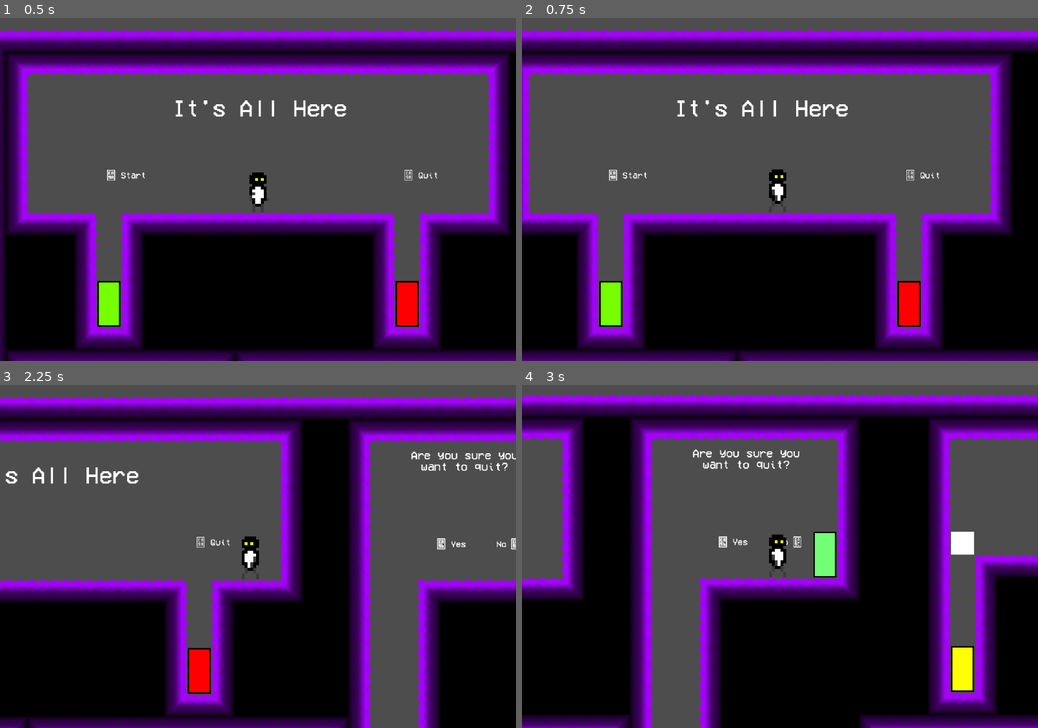
Above: before the commit, frames 1-4 (two rows, left to right).
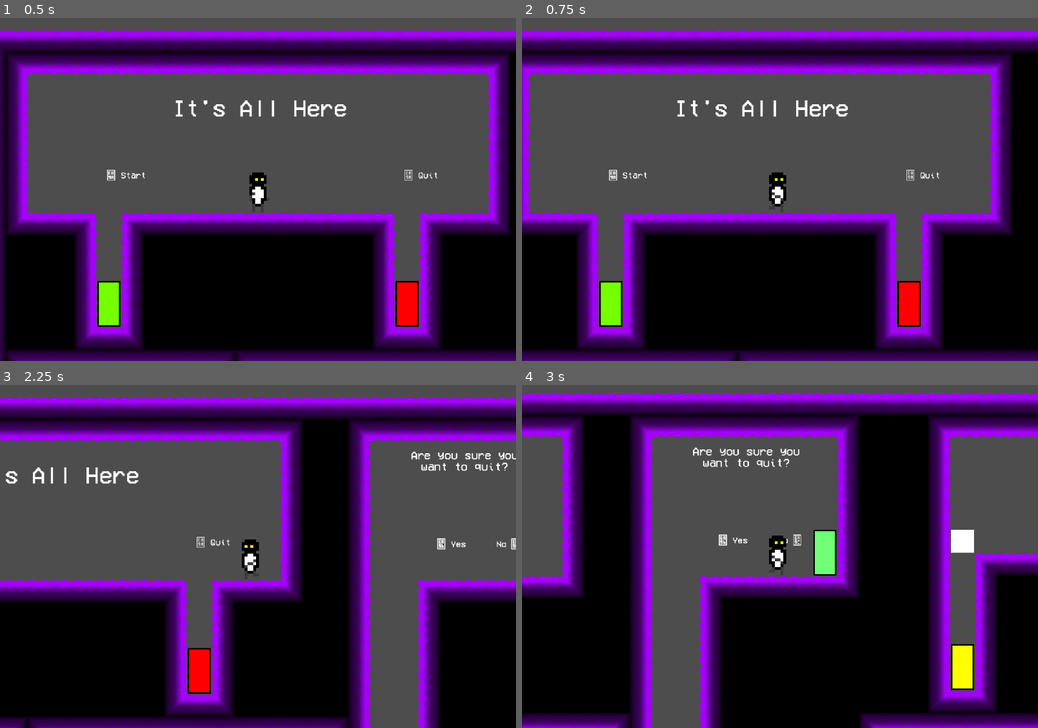
Above: after the commit, the same moments.

Repository: MM4096/its-all-here
Game: Godot game, scene res://main.tscn
The game is run twice, just before and just after one commit, with the same random seed, the same clock (stepped at 60 frames per second) and the same inputs. The engine's default icon, where the game draws it, is replaced by a stand-in: a white triangle on a blue panel in a dark square.
Inputs:
- Up to frame 1 (0.5 s): no input
- Up to frame 2 (0.75 s): tap Enter at 0.5 s; hold D (move_right) from 0.53 s (still down)
- Up to frame 3 (2.25 s): tap W (move_up) at 0.77, 1.52 s; release D (move_right) at 2.03 s; hold A (move_left) from 2.03 s (still down)
- Up to frame 4 (3 s): release A (move_left) at 2.78 s; hold D (move_right) from 2.78 s (still down)

Frame 1 is identical in both runs. In frame 2, 0.2% of the frame differs, in the area x 47-52%, y 44-55%; in frame 3, 0.2%; in frame 4, 8.8%, in the area x 0-100%, y 2-100%.

Commit message:
Bug changes and fixes

Diff:
--- a/death_orb.tscn
+++ b/death_orb.tscn
@@ -9,6 +9,9 @@
 
 [sub_resource type="CircleShape2D" id="CircleShape2D_bcxr2"]
 radius = 16.0
+
+[sub_resource type="CircleShape2D" id="CircleShape2D_e1d0w"]
+radius = 14.0
 
 [node name="death orb" type="Area2D" node_paths=PackedStringArray("particles", "collision_shape")]
 collision_layer = 8
@@ -35,3 +38,10 @@
 [node name="sprite" type="Sprite2D" parent="."]
 scale = Vector2(2, 2)
 texture = ExtResource("2_edmru")
+
+[node name="player death collision" type="StaticBody2D" parent="."]
+collision_layer = 8
+collision_mask = 0
+
+[node name="CollisionShape2D" type="CollisionShape2D" parent="player death collision"]
+shape = SubResource("CircleShape2D_e1d0w")
--- a/main.tscn
+++ b/main.tscn
@@ -618,6 +618,16 @@
 Rules are very strict"
 label_settings = SubResource("LabelSettings_hkhsg")
 
+[node name="hard description2" type="Label" parent="menu/text/game_type"]
+offset_left = -3193.0
+offset_top = -10211.0
+offset_right = -2616.0
+offset_bottom = -10114.0
+text = "              Harder Hards →
+
+Standard Hard ↓"
+label_settings = SubResource("LabelSettings_hkhsg")
+
 [node name="back" type="Label" parent="menu/text/game_type"]
 offset_left = -4151.0
 offset_top = -10013.0
--- a/scenes/game/player.tscn
+++ b/scenes/game/player.tscn
@@ -156,7 +156,7 @@
 }],
 "loop": true,
 "name": &"walk",
-"speed": 5.0
+"speed": 10.0
 }]
 
 [node name="player" type="CharacterBody2D" node_paths=PackedStringArray("death_box", "death_collision_shape", "collision_shape", "gravity_box", "tracker", "left_walljump_area", "right_walljump_area", "raycast_ground_left", "raycast_ground_right", "raycast_ground_up", "raycast_ground_down")]
--- a/scripts/map/cycle_timer.gd
+++ b/scripts/map/cycle_timer.gd
@@ -8,6 +8,8 @@
 var current_index: int = 1
 
 func _process(delta: float) -> void:
+	if (PauseMenu.is_paused): return
+
 	current_countdown -= delta
 	if current_countdown < 0:
 		current_countdown = cycle_time
--- a/scripts/pause_menu/pause_menu.gd
+++ b/scripts/pause_menu/pause_menu.gd
@@ -4,7 +4,7 @@
 @export var place_player_location: Node2D
 @export var menu_location: Node2D
 
-var is_paused: bool = false
+static var is_paused: bool = false
 var cached_player_velocity: Vector2 = Vector2.ZERO
 var cached_player_position: Vector2 = Vector2.ZERO
 var cached_start_y_position: float = 0
--- a/scripts/player/particles/player_death_particles.gd
+++ b/scripts/player/particles/player_death_particles.gd
@@ -11,6 +11,11 @@
 	for i in number:
 		var color = Color.WHITE if randi_range(0, 1) == 1 else Color.BLACK
 		var this_body: RigidBody2D = _create_item(color)
+		#this_body.linear_velocity = Vector2(randf_range(-, 5), randf_range(-5, 5))
+		this_body.global_position += Vector2(randi_range(-24, 24), randi_range(-48, 48))
+		self.add_child(this_body)
+	for i in 2:
+		var this_body: RigidBody2D = _create_item(Color.YELLOW)
 		#this_body.linear_velocity = Vector2(randf_range(-, 5), randf_range(-5, 5))
 		this_body.global_position += Vector2(randi_range(-24, 24), randi_range(-48, 48))
 		self.add_child(this_body)
--- a/scripts/player/player_controller.gd
+++ b/scripts/player/player_controller.gd
@@ -241,6 +241,7 @@
 	await get_tree().physics_frame
 	self.global_position = location
 	jump_start_y_position = self.global_position.y
+	self.velocity = Vector2.ZERO
 	await get_tree().physics_frame
 	collision_shape.set_deferred("disabled", false)
 	death_collision_shape.set_deferred("disabled", false)
Not shown: 1 places in death_orb.tscn that only renumber resources
Not shown, changed: tiled/maps/map.tmx
Not shown, changed: tiled/its-all-here.tiled-session
